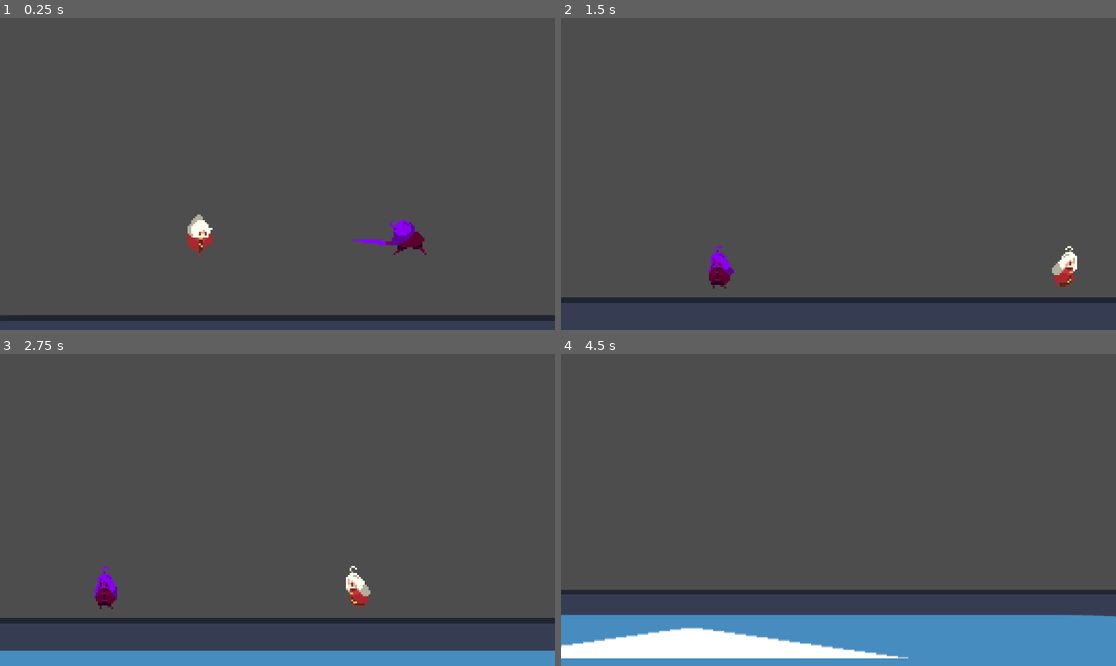
Above: before the commit, frames 1-4 (two rows, left to right).
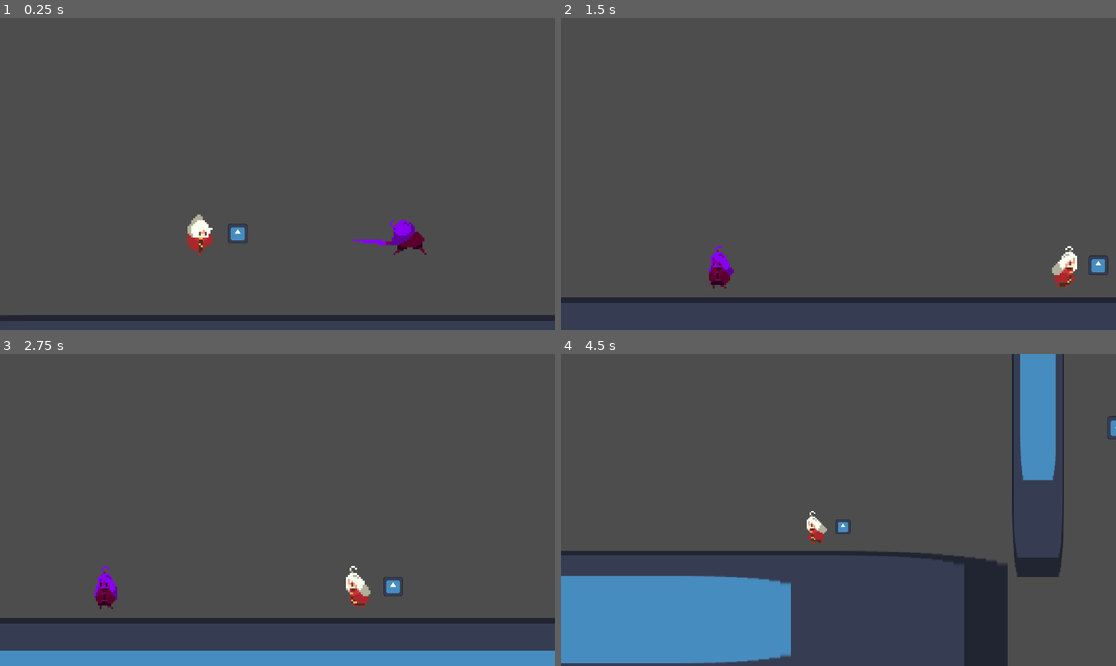
Above: after the commit, the same moments.

Repository: NoelKTheBest/orb-platformer
Game: Godot game, scene res://main.tscn
Two runs of this game, one before a commit and one after it. Both use one fixed random seed, a clock stepped at 60 frames per second and the inputs below. The engine's default icon, where the game draws it, is replaced by a stand-in: a white triangle on a blue panel in a dark square.
Inputs:
- Up to frame 1 (0.25 s): no input
- Up to frame 2 (1.5 s): tap Enter (ui_accept) at 0.5, 0.77 s; hold D (move_right) from 0.53 s (still down); tap Down (aim_down) at 0.6 s; tap Left (aim_left) at 1.35 s
- Up to frame 3 (2.75 s): tap Enter (ui_accept) at 1.52 s; release D (move_right) at 2.03 s; hold A (move_left) from 2.03 s (still down); tap Right (aim_right) at 2.1 s
- Up to frame 4 (4.5 s): release A (move_left) at 2.78 s; hold D (move_right) 2.78-4.28 s; tap Up (aim_up) at 2.85 s; tap Enter (ui_accept) at 3.02, 3.77 s; tap F (fire) at 3.6 s; hold A (move_left) from 4.28 s (still down); tap Down (aim_down) at 4.35 s

The runs differ from the first frame. In frame 1, 0.1% of the frame differs, in the area x 41-45%, y 65-73%; in frame 2, 0.1%; in frame 3, 0.1%; in frame 4, 25%, in the area x 0-100%, y 0-100%.

Commit message:
Add player focus to camera

Diff:
--- a/open-the-portal/scenes/Player.tscn
+++ b/open-the-portal/scenes/Player.tscn
@@ -6,6 +6,7 @@
 [ext_resource type="Texture2D" uid="uid://bvppc2fb0sq4e" path="res://@Platformer/Bow Attack.png" id="4_us3ce"]
 [ext_resource type="Texture2D" uid="uid://dht3pa203ok2s" path="res://@Platformer/Jump.png" id="5_q4yl4"]
 [ext_resource type="Texture2D" uid="uid://clj2i4aoa50bj" path="res://@Platformer/Fall.png" id="6_4rwxk"]
+[ext_resource type="Texture2D" uid="uid://dct2g56wac3j3" path="res://icon.svg" id="7_x4f8q"]
 
 [sub_resource type="CapsuleShape2D" id="CapsuleShape2D_g2dcj"]
 height = 26.0
@@ -287,6 +288,40 @@
 "shoot orb": SubResource("Animation_aob03")
 }
 
+[sub_resource type="Animation" id="Animation_rrmcd"]
+length = 0.001
+tracks/0/type = "value"
+tracks/0/imported = false
+tracks/0/enabled = true
+tracks/0/path = NodePath("Camera2D:zoom")
+tracks/0/interp = 1
+tracks/0/loop_wrap = true
+tracks/0/keys = {
+"times": PackedFloat32Array(0),
+"transitions": PackedFloat32Array(1),
+"update": 0,
+"values": [Vector2(3, 3)]
+}
+
+[sub_resource type="Animation" id="Animation_u5b3y"]
+resource_name = "close_zoom"
+length = 0.2
+tracks/0/type = "value"
+tracks/0/imported = false
+tracks/0/enabled = true
+tracks/0/path = NodePath("Camera2D:zoom")
+tracks/0/interp = 2
+tracks/0/loop_wrap = true
+tracks/0/keys = {
+"times": PackedFloat32Array(0, 0.2),
+"transitions": PackedFloat32Array(1, 1),
+"update": 0,
+"values": [Vector2(3, 3), Vector2(4, 4)]
+}
+
+[sub_resource type="Animation" id="Animation_kbp5h"]
+resource_name = "far_zoom"
+
 [sub_resource type="Animation" id="Animation_cdrod"]
 resource_name = "normal_zoom"
 length = 0.2
@@ -301,40 +336,6 @@
 "transitions": PackedFloat32Array(1, 0.189465),
 "update": 0,
 "values": [Vector2(4, 4), Vector2(3, 3)]
-}
-
-[sub_resource type="Animation" id="Animation_u5b3y"]
-resource_name = "close_zoom"
-length = 0.2
-tracks/0/type = "value"
-tracks/0/imported = false
-tracks/0/enabled = true
-tracks/0/path = NodePath("Camera2D:zoom")
-tracks/0/interp = 2
-tracks/0/loop_wrap = true
-tracks/0/keys = {
-"times": PackedFloat32Array(0, 0.2),
-"transitions": PackedFloat32Array(1, 1),
-"update": 0,
-"values": [Vector2(3, 3), Vector2(4, 4)]
-}
-
-[sub_resource type="Animation" id="Animation_kbp5h"]
-resource_name = "far_zoom"
-
-[sub_resource type="Animation" id="Animation_rrmcd"]
-length = 0.001
-tracks/0/type = "value"
-tracks/0/imported = false
-tracks/0/enabled = true
-tracks/0/path = NodePath("Camera2D:zoom")
-tracks/0/interp = 1
-tracks/0/loop_wrap = true
-tracks/0/keys = {
-"times": PackedFloat32Array(0),
-"transitions": PackedFloat32Array(1),
-"update": 0,
-"values": [Vector2(3, 3)]
 }
 
 [sub_resource type="AnimationLibrary" id="AnimationLibrary_486kc"]
@@ -344,6 +345,12 @@
 "far_zoom": SubResource("Animation_kbp5h"),
 "normal_zoom": SubResource("Animation_cdrod")
 }
+
+[sub_resource type="Curve2D" id="Curve2D_ao4mi"]
+_data = {
+"points": PackedVector2Array(0, 0, 0, 0, 18, 0, 0, 0, 0, 0, 150, 0, 0, 0, 0, 0, 45, -59, 0, 0, 0, 0, 120, -65)
+}
+point_count = 4
 
 [node name="CharacterBody2D" type="CharacterBody2D" groups=["Player"]]
 script = ExtResource("1_ft8op")
@@ -384,3 +391,14 @@
 libraries = {
 "": SubResource("AnimationLibrary_486kc")
 }
+
+[node name="Path2D" type="Path2D" parent="."]
+curve = SubResource("Curve2D_ao4mi")
+
+[node name="PathFollow2D" type="PathFollow2D" parent="Path2D"]
+position = Vector2(18, 0)
+rotates = false
+
+[node name="Sprite2D" type="Sprite2D" parent="Path2D/PathFollow2D"]
+scale = Vector2(0.08, 0.08)
+texture = ExtResource("7_x4f8q")
--- a/open-the-portal/scripts/player.gd
+++ b/open-the-portal/scripts/player.gd
@@ -21,10 +21,6 @@
 var close_zoom = 4
 var normal_zoom = 3
 var t = 0.0
-
-
-func _ready() -> void:
-	pass
 
 
 func _process(delta: float) -> void:
@@ -100,3 +96,6 @@
 	else:
 		if is_zoomed_close: $CameraFollow/AnimationPlayer.play("normal_zoom")
 		is_zoomed_close = false
+
+	if position.distance_squared_to(enemy_pos) > 132551.375:
+		camera_follow.position = Vector2.ZERO
Not shown: 1 places in open-the-portal/scenes/Player.tscn that only renumber resources
